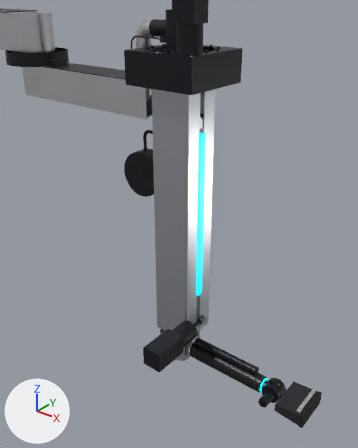
What one commit did to the glTF model public/cad/clean_arm.glb.
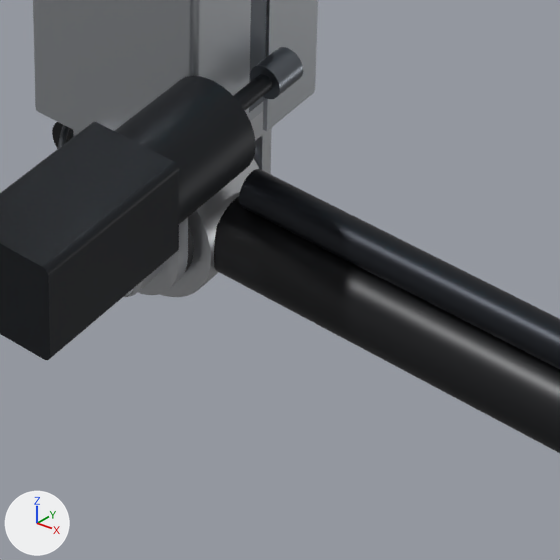
There are two pictures of each version: one from a camera (50 mm lens) standing at (3.003, -1.368, 3.664) and looking at (1.793, 0.144, 2.726), one close up on the part from 42% to 71% of the width and 68% to 91% of the height. The lights are fixed; the arrows at lower left show +X, +Y and +Z. The older version's two pictures come first. Where no turn or scale is listed for an object, it has been applied to the vertices.

In view in the first close-up: 'CLN-FRK#1', 'CLN-HUB#1', 'CLN-MS1#1', 'CLN-PIN#1', 'CLN-RCK#1', 'CLN-SGM#2', 'CLN-WLA#1', 'CLN-WT1#1' and 5 more.
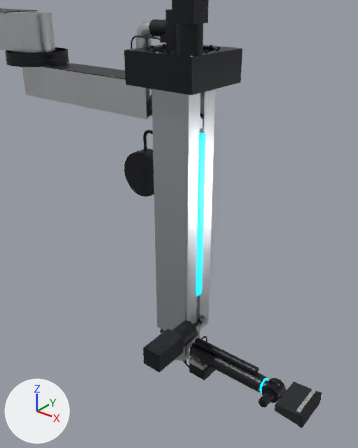
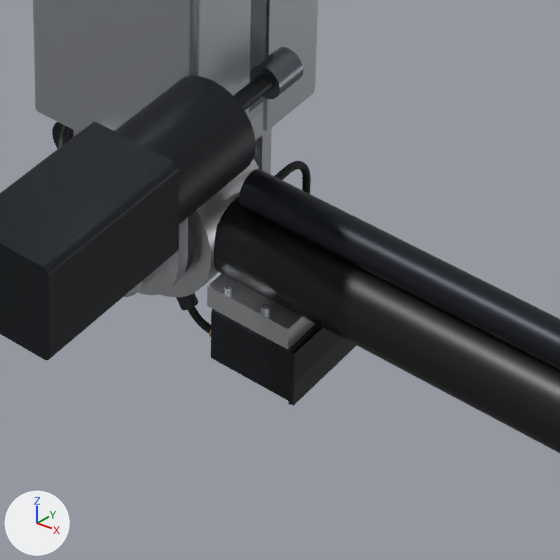
Not visible in the close-ups: 'CLN-VCN#1'.

Pixel boxes (x1, y1, x2, y2) of what changed, in the close-ups (560 x 560 px):
'CLN-VPH#1', added (black)
    after: (211, 309, 317, 400)
'CLN-VSD#1', added
    after: (207, 274, 315, 349)
'CLN-VWN#1', added (black)
    after: (291, 326, 342, 384)
'CLN-VRW#1', added (black)
    after: (290, 338, 357, 406)
'CLN-VPD#1', added (black)
    after: (275, 161, 311, 194)
'CLN-WCG#1', added
    after: (176, 293, 198, 310)
'CLN-VPL#1', added
    after: (188, 307, 211, 333)
'CLN-VGK#1', added
    after: (288, 325, 319, 405)
'ISO4762-M4x28-A2-70#4', added
    after: (261, 304, 270, 314)
'ISO4762-M4x28-A2-70#2', added
    after: (224, 284, 233, 294)

The edits, one by one:
Material 'pc_black' (mat_pc_black) is new.
Its base color is (0.0075, 0.00857, 0.0103) (black #15171a).
Its metallic is 0.05.
Its roughness is 0.3.
Material 'lens' (mat_lens) is new.
Its base color is (0.00335, 0.007, 0.00913) (black #0b1418).
Its metallic is 0.2.
Its roughness is 0.06.
Mesh me_cln_vpd is new.
It has 481 vertices, 958 faces and spans x 0.0808..0.0872, y 0.016..0.0653, z -0.07..0.0532.
It uses material mat_cable (black #14161a).
Mesh me_cln_vpl is new.
It has 390 vertices, 776 faces and spans x 0.0357..0.062, y -0.0333..-0.0268, z -0.0832..-0.0651.
It uses material mat_cable (black #14161a).
Mesh me_cln_wcg is new.
It has 88 vertices, 172 faces and spans x -0.0065..0.0125, y -0.0075..0.0075, z -0.0141..0.0038.
It uses material mat_pa66 (black #202226).
Mesh me_cln_vcn is new.
It is a 36-sided cylinder along x spanning x 0.0..0.01, y -0.005..0.005, z -0.005..0.005.
It uses material mat_brass (yellow #c9a94a).
Mesh me_cln_vrw is new.
It is a box spanning x 0.1495..0.1525, y -0.0455..0.0455, z -0.093..-0.071.
It uses material mat_pc_black (black #15171a).
Mesh me_cln_vwn is new.
It is a box spanning x 0.1495..0.1525, y -0.0455..0.0455, z -0.071..-0.0405.
It uses material mat_lens (black #0b1418).
Mesh me_cln_vgk is new.
It has 24 vertices, 52 faces and spans x 0.148..0.1495, y -0.046..0.046, z -0.0935..-0.04.
It uses material mat_nbr (black #0f1012).
Mesh me_iso4762_m4x28_a2_70 is new.
It has 338 vertices, 672 faces and spans x -0.0035..0.0035, y -0.0035..0.0035, z -0.028..0.004.
It uses material mat_fast_a2 (light grey #c3c7cc).
Mesh me_cln_vsd is new.
It has 36 vertices, 68 faces and spans x 0.068..0.146, y -0.046..0.046, z -0.04..-0.02.
It uses material mat_al6061 (light grey #d8dade).
Mesh me_cln_vph is new.
It has 792 vertices, 1584 faces and spans x 0.072..0.148, y -0.046..0.046, z -0.0935..-0.04.
It uses material mat_a356_dark (black #1c1f24).
Object 'CLN-VPD#1' (ob_cln_vpd_1) is new; it shows me_cln_vpd.
Its location is (1.93, 0.0, 2.24).
Object 'CLN-VPL#1' (ob_cln_vpl_1) is new; it shows me_cln_vpl.
Its location is (1.93, 0.0, 2.24).
Object 'CLN-WCG#1' (ob_cln_wcg_1) is new; it shows me_cln_wcg.
Its location is (1.963, -0.03, 2.184).
Object 'CLN-VCN#1' (ob_cln_vcn_1) is new; it shows me_cln_vcn.
Its parent is ob_ca_pitch.
Its location is (0.062, -0.03, -0.08).
Object 'CLN-VRW#1' (ob_cln_vrw_1) is new; it shows me_cln_vrw.
Its location is (1.93, 0.0, 2.24).
Object 'CLN-VWN#1' (ob_cln_vwn_1) is new; it shows me_cln_vwn.
Its location is (1.93, 0.0, 2.24).
Object 'CLN-VGK#1' (ob_cln_vgk_1) is new; it shows me_cln_vgk.
Its location is (1.93, 0.0, 2.24).
Object 'ISO4762-M4x28-A2-70#4' (ob_iso4762_m4x28_a2_70_4) is new; it shows me_iso4762_m4x28_a2_70.
Its parent is ob_ca_pitch.
Its location is (0.12, -0.04, -0.02).
Object 'ISO4762-M4x28-A2-70#2' (ob_iso4762_m4x28_a2_70_2) is new; it shows me_iso4762_m4x28_a2_70.
Its parent is ob_ca_pitch.
Its location is (0.084, -0.04, -0.02).
Object 'CLN-VSD#1' (ob_cln_vsd_1) is new; it shows me_cln_vsd.
Its location is (1.93, 0.0, 2.24).
Object 'CLN-VPH#1' (ob_cln_vph_1) is new; it shows me_cln_vph.
Its location is (1.93, 0.0, 2.24).
